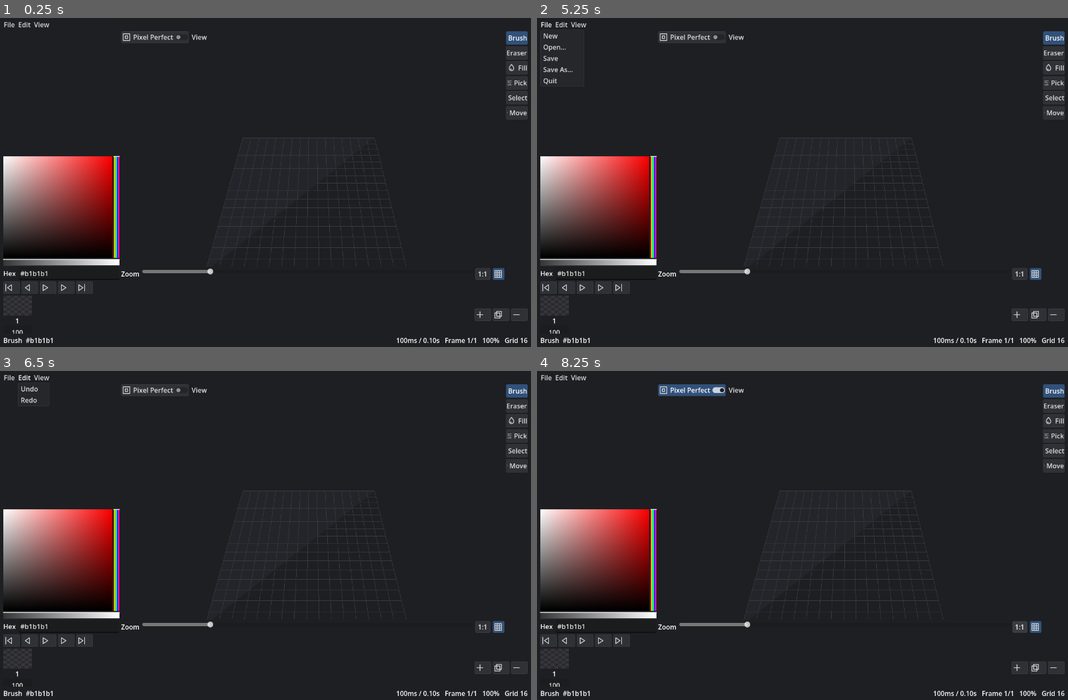
Above: before the commit, frames 1-4 (two rows, left to right).
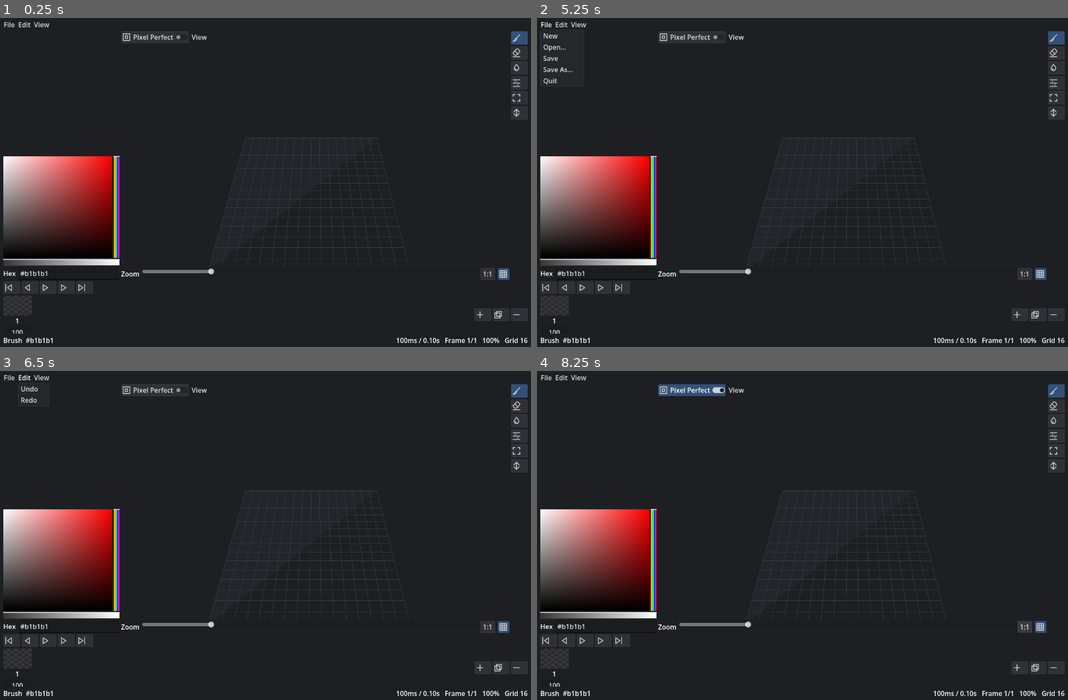
Above: after the commit, the same moments.

Repository: LeonardMeagher2/LVE
Game: Godot game, scene res://ui/main.tscn
The game is run twice, just before and just after one commit, with the same random seed, the same clock (stepped at 60 frames per second) and the same inputs.
Inputs (mouse positions are in pixels of both pictures, inside the frame that each line leads up to):
- Up to frame 1 (0.25 s): no input
- Up to frame 2 (5.25 s): click (547, 287) at 0.5 s; click (547, 287) at 1.25 s; click (584, 287) at 2 s; click (584, 287) at 2.75 s; click (600, 287) at 3.5 s; click (600, 287) at 4.25 s; click "File" at 5 s
- Up to frame 3 (6.5 s): click "Edit" at 5.75 s
- Up to frame 4 (8.25 s): click "View" at 6.5 s; click "Pixel Perfect" at 7.25 s; click "1:1" at 8 s

The runs differ from the first frame. In frame 1, 0.6% of the frame differs, in the area x 38-100%, y 4-80%; in frame 2, 0.6%; in frame 3, 0.6%; in frame 4, 0.7%.

Commit message:
Show the tool strip as icon-only buttons
Remove the button labels. Make the buttons 32 x 32 squares in a 40 px strip.

Diff:
--- a/ui/tool_strip.gd
+++ b/ui/tool_strip.gd
@@ -35,10 +35,8 @@
 			grouped[info.group] = true
 		var members := _members_of(info)
 		var b := Button.new()
-		b.text = info.display_name
 		b.icon = info.icon
-		b.expand_icon = true
-		b.custom_minimum_size = Vector2(44, 32)
+		b.custom_minimum_size = Vector2(32, 32)
 		b.focus_mode = Control.FOCUS_NONE
 		b.toggle_mode = true
 		b.tooltip_text = info.tooltip
@@ -123,5 +121,4 @@
 		var active := _active_member(members)
 		b.button_pressed = (active == State.tool)
 		if members.size() > 1:
-			b.text = active.display_name
 			b.icon = active.icon
--- a/ui/tool_strip.tscn
+++ b/ui/tool_strip.tscn
@@ -3,7 +3,7 @@
 [ext_resource type="Script" path="res://ui/tool_strip.gd" id="1_tool"]
 
 [node name="ToolStrip" type="VBoxContainer"]
-custom_minimum_size = Vector2(48, 0)
+custom_minimum_size = Vector2(40, 0)
 layout_mode = 2
 theme_override_constants/separation = 4
 script = ExtResource("1_tool")
